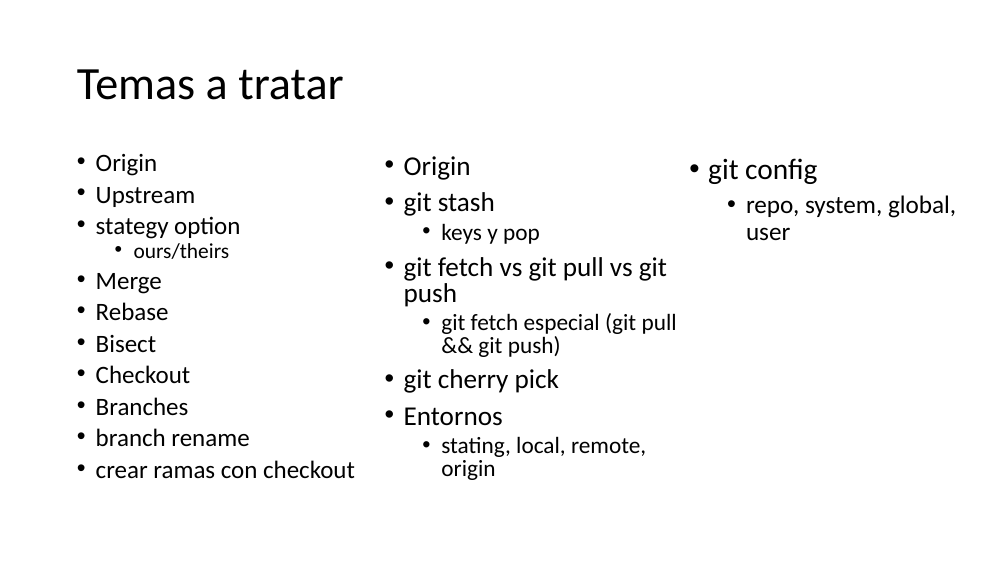
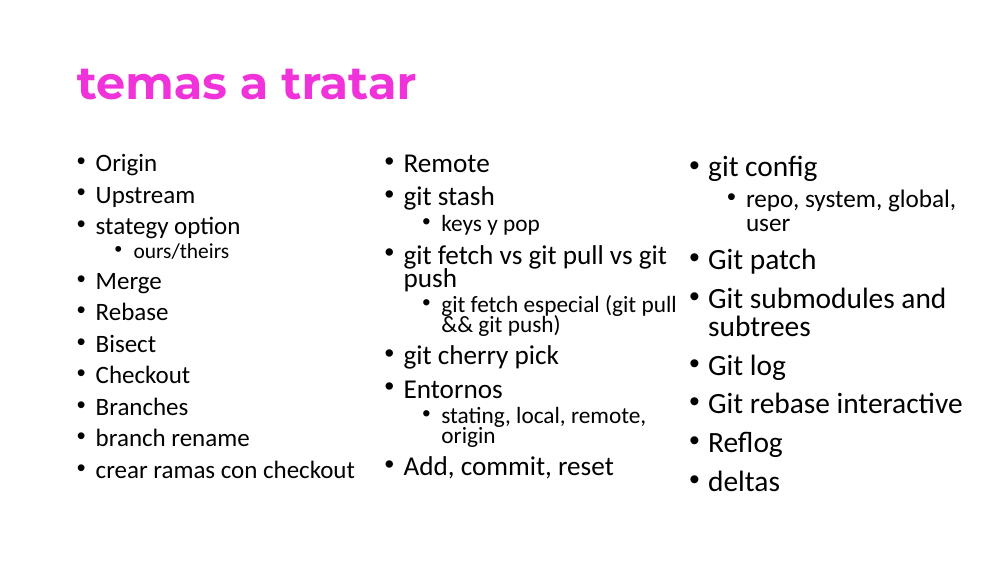
Before and after one commit to jofaval/talks-about, a slide deck: slide 7 of simplifying-git/fear-the-cli-no-more/simplifying-git-fear-the-cli-no-more.slides.es.pptx (slide 11 before the commit). Drawn at 1008x567 pixels with LibreOffice and Linux fonts; fonts in the diff are those of the drawing. Boxes give left, top, right and bottom in pixels: in the first picture for what was removed or moved away, otherwise in the second. Text is boxed around its words. In the diff, an @@ line names an element or a change of style, - is before the commit and + after.

```diff
--- a/simplifying-git/fear-the-cli-no-more/simplifying-git-fear-the-cli-no-more.slides.es.pptx
+++ b/simplifying-git/fear-the-cli-no-more/simplifying-git-fear-the-cli-no-more.slides.es.pptx
@@ title at box(77, 68, 416, 100): text changed; font Calibri to Montserrat; text colour #000000 to gradient #EF32D9 to #43FFFB; bold on @@
-Temas a tratar
+temas a tratar
@@ text at box(404, 154, 490, 173): text changed @@
-• Origin
+• Remote
@@ text at box(708, 155, 956, 232): line spacing 0.9 to 0.8 @@
@@ text at box(404, 186, 677, 447): line spacing 0.8 to 0.7 @@
@@ text at box(708, 248, 963, 492): paragraphs added @@
+• Git patch
+• Git submodules and subtrees
+• Git log
+• Git rebase interactive
+• Reflog
+• deltas
@@ text at box(404, 456, 614, 479): paragraph added @@
+• Add, commit, reset
```
Also in this commit, not shown: 12 other slides changed, 7 slides added, 1 other file.
